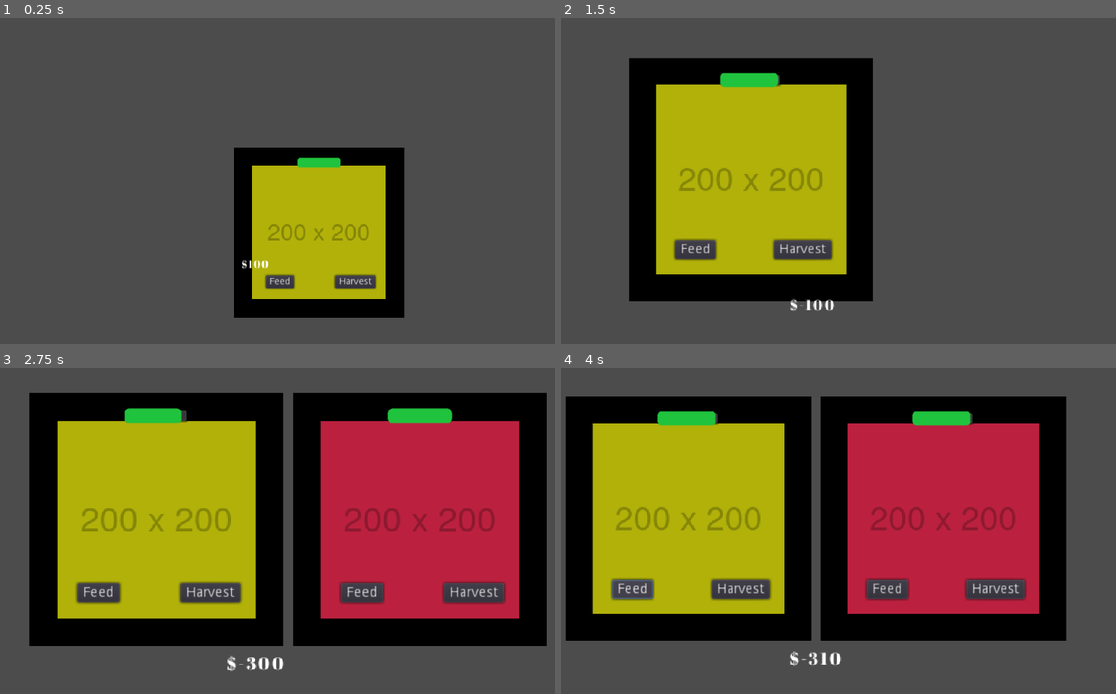
Above: before the commit, frames 1-4 (two rows, left to right).
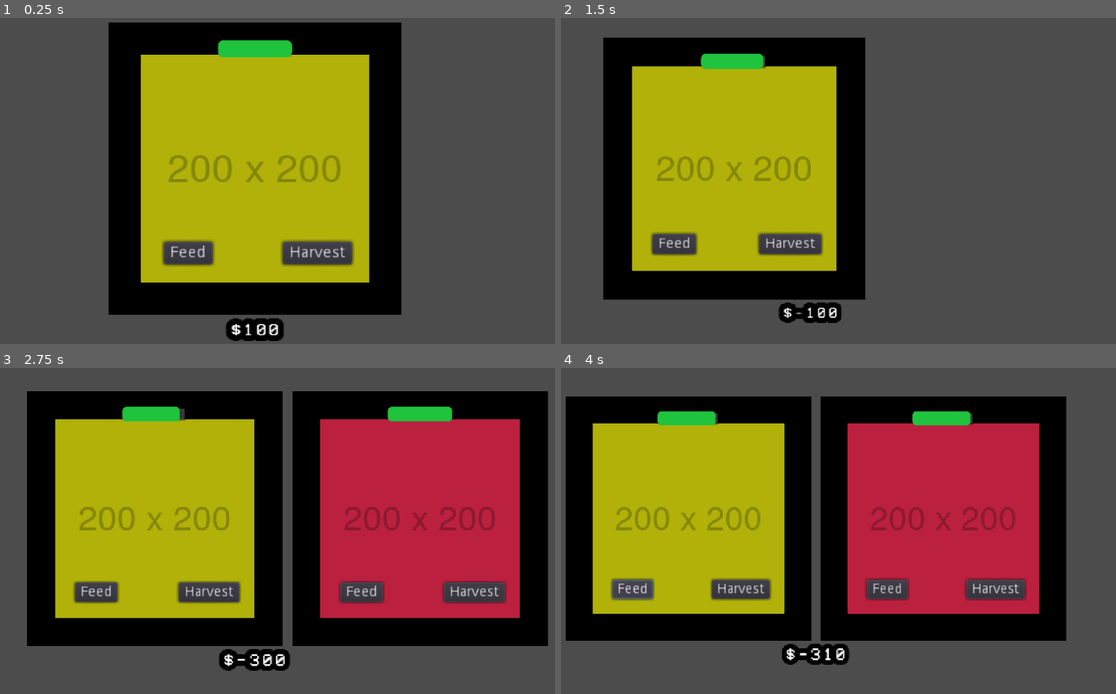
Above: after the commit, the same moments.

Repository: BinRoot/ludum-dare-52
Game: Godot game, scene res://Scenes/GridTester.tscn
Same seed, same stepped clock (60 frames per second), same inputs: the game is played once before the commit and once after it.
Inputs:
- Up to frame 1 (0.25 s): no input
- Up to frame 2 (1.5 s): hold Up (ui_up) 0.53-1.28 s; hold Down (ui_down) from 1.28 s (still down)
- Up to frame 3 (2.75 s): release Down (ui_down) at 2.03 s; hold Up (ui_up) from 2.03 s (still down)
- Up to frame 4 (4 s): release Up (ui_up) at 3.5 s; click "Feed" at 3.5 s

The runs differ from the first frame. In frame 1, 39% of the frame differs, in the area x 19-73%, y 1-100%; in frame 2, 18%; in frame 3, 5.3%; in frame 4, 0.7%.

Commit message:
trying new font

Diff:
--- a/Scenes/GridTester.gd
+++ b/Scenes/GridTester.gd
@@ -8,21 +8,25 @@
 
 func _ready():
 	grid.num_units = 1
-	update_camera()
+	update_camera(true)
 
-func update_camera():
+func update_camera(is_instant = false):
 	var new_zoom = Vector2.ONE * max(
 		grid.size.x / get_viewport().size.x,
 		grid.size.y / get_viewport().size.y
 	) * 1.2
 	var new_position = grid.size / 2
-	camera_tween.interpolate_property(camera, "position",
-		camera.position, new_position, 1,
-		Tween.TRANS_LINEAR, Tween.EASE_IN_OUT)
-	camera_tween.interpolate_property(camera, "zoom",
-		camera.zoom, new_zoom, 1,
-		Tween.TRANS_LINEAR, Tween.EASE_IN_OUT)
-	camera_tween.start()
+	if is_instant:
+		camera.position = new_position
+		camera.zoom = new_zoom
+	else:
+		camera_tween.interpolate_property(camera, "position",
+			camera.position, new_position, 1,
+			Tween.TRANS_LINEAR, Tween.EASE_IN_OUT)
+		camera_tween.interpolate_property(camera, "zoom",
+			camera.zoom, new_zoom, 1,
+			Tween.TRANS_LINEAR, Tween.EASE_IN_OUT)
+		camera_tween.start()
 	money_label.rect_position.x = -1 * money_label.rect_size.x / 2
 	money_label.rect_position.y = new_position.y + 5
 	money_label.get("custom_fonts/font").size = new_zoom.x * 30
--- a/Scenes/GridTester.tscn
+++ b/Scenes/GridTester.tscn
@@ -2,10 +2,12 @@
 
 [ext_resource path="res://Scenes/GridTester.gd" type="Script" id=1]
 [ext_resource path="res://Scenes/Grid.tscn" type="PackedScene" id=2]
-[ext_resource path="res://Assets/Fonts/AbrilFatface-Regular.ttf" type="DynamicFontData" id=3]
+[ext_resource path="res://Assets/Fonts/VCR_OSD_MONO_1.001.ttf" type="DynamicFontData" id=3]
 
 [sub_resource type="DynamicFont" id=1]
-size = 30
+size = 40
+outline_size = 5
+outline_color = Color( 0, 0, 0, 1 )
 extra_spacing_char = 2
 font_data = ExtResource( 3 )
 
Binary file added: Assets/Fonts/VCR_OSD_MONO_1.001.ttf
